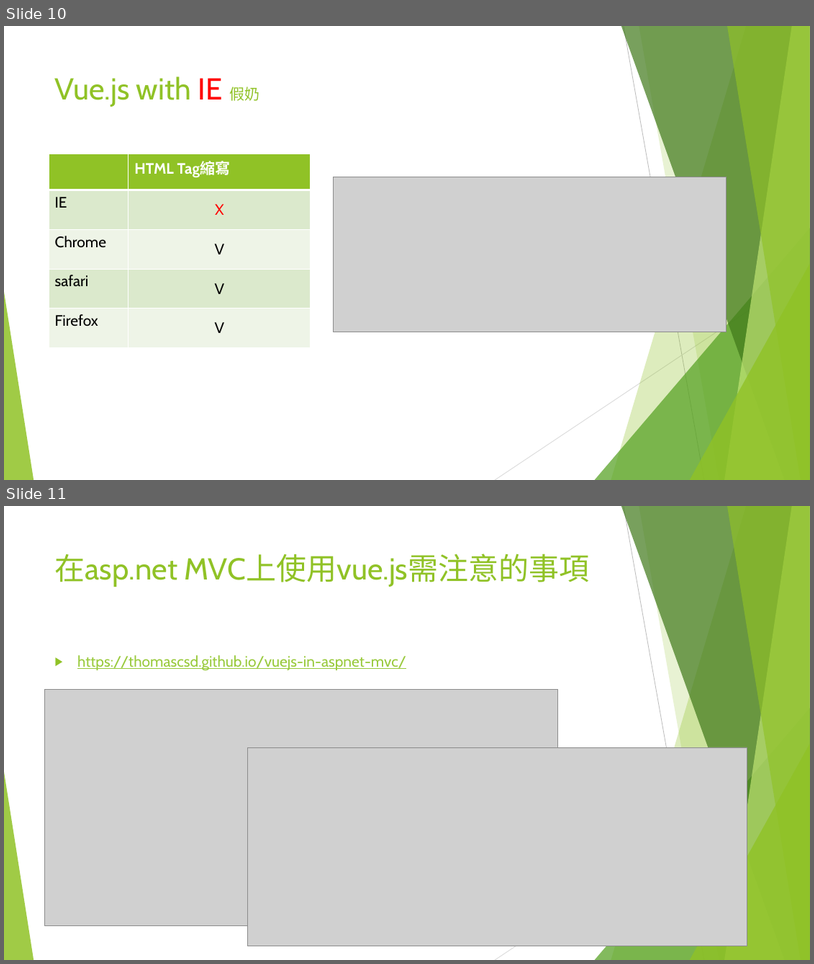
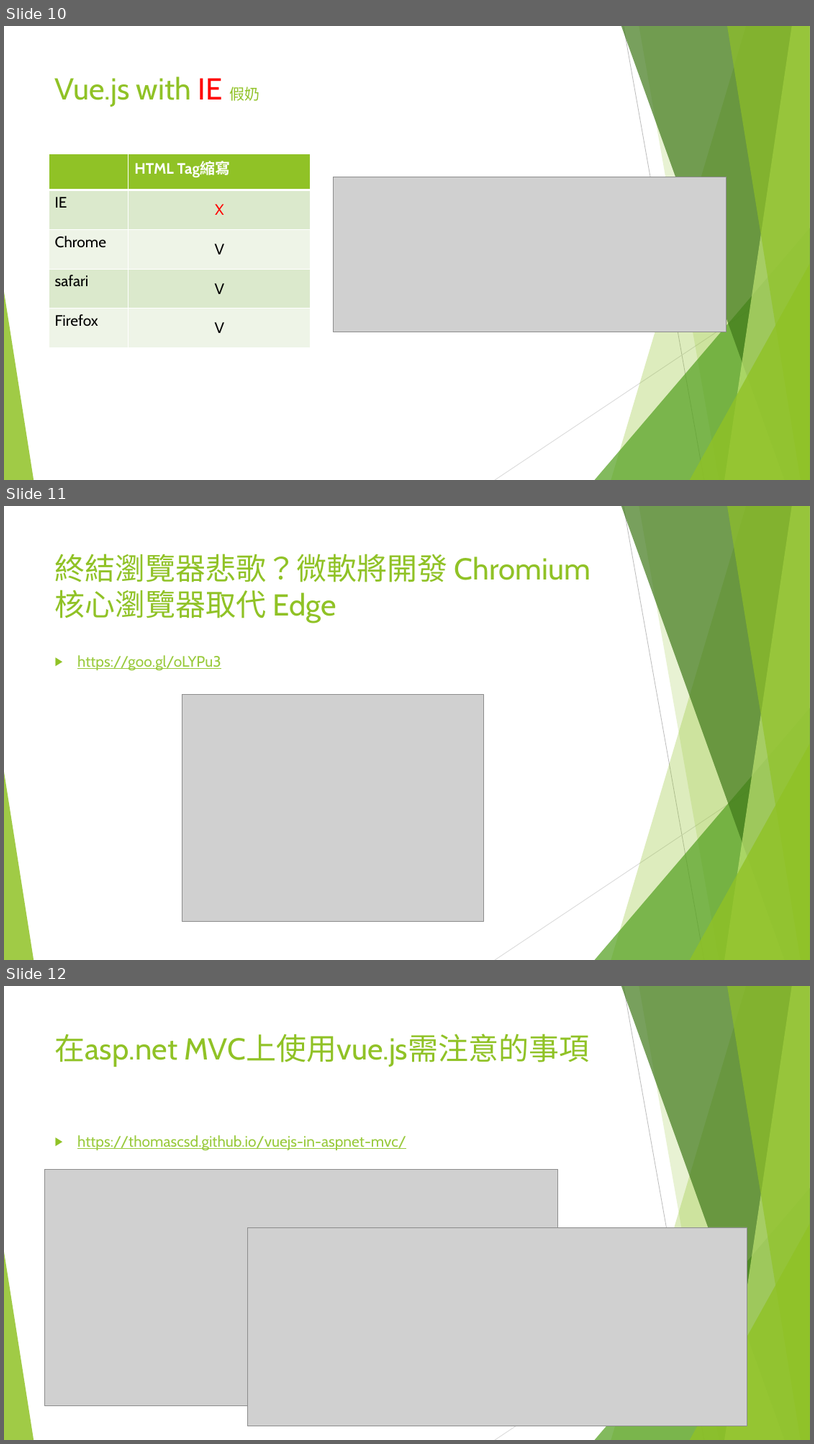
Before and after one commit to watermelon8157/MVCVuejs, a slide deck: MVC+Vue.pptx. Shown one above the other, each under a label of ours: slides 10 and 11 before the commit, slides 10, 11 and 12 after it. The pictures are 814x964 and 814x1444 pixels, drawn with LibreOffice and Linux fonts; fonts in the diff are those of the drawing; grey boxes stand for pictures. Boxes give left, top, right and bottom in pixels: in the first picture for what was removed or moved away, otherwise in the second. Text is boxed around its words. In the diff, an @@ line names an element or a change of style, - is before the commit and + after.

```diff
--- a/MVC+Vue.pptx
+++ b/MVC+Vue.pptx
@@ slide 11 added at bbox=[4, 506, 810, 960], background #FFFFFF; not listed: 10 template elements that a slide beside it also shows @@
@@ title added at bbox=[55, 554, 591, 623], 36 pt, text #90C226 @@
+終結瀏覽器悲歌？微軟將開發 Chromium 核心瀏覽器取代 Edge
@@ text added at bbox=[77, 655, 221, 671], 18 pt, text #99CA3C, underline @@
+▶ https://goo.gl/oLYPu3
@@ picture added at bbox=[183, 694, 484, 921] @@
@@ what was slide 11 is now slide 12 @@
```
Also in this commit, not shown: 2 slides changed.
